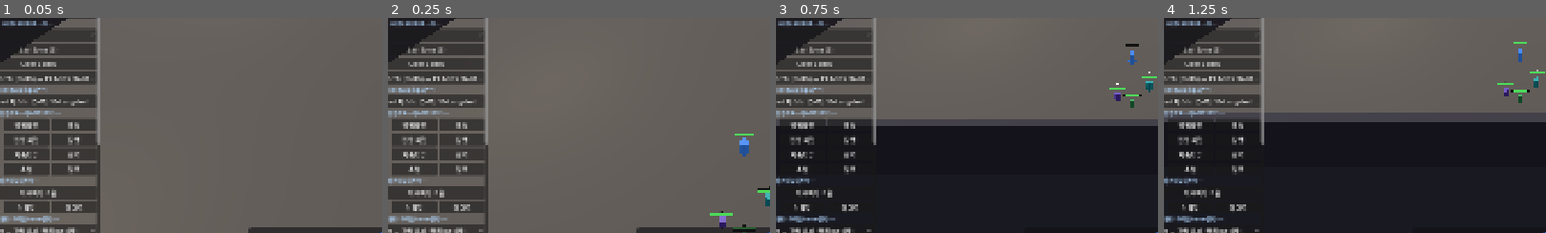
Above: before the commit, frames 1-4 (left to right).
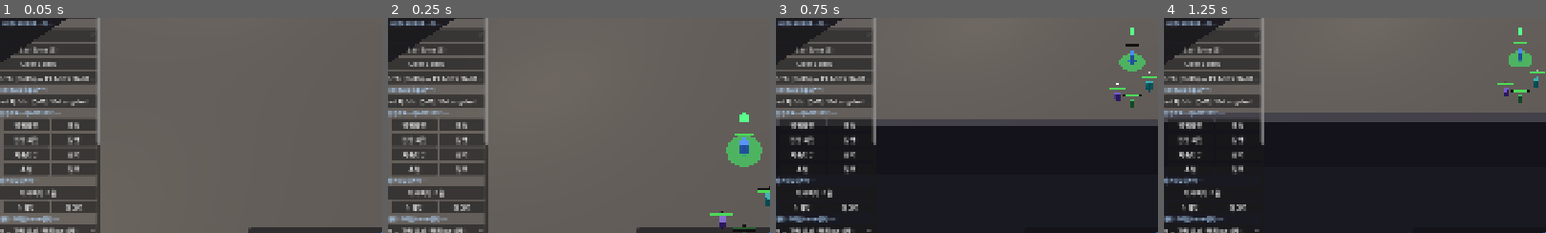
Above: after the commit, the same moments.

Repository: haepari1019/project_tdc_game
Game: Godot game, scene res://scenes/dev/combat_sandbox.tscn
Same seed, same stepped clock (60 frames per second), same inputs: the game is played once before the commit and once after it. This scene is started directly instead of the project's main scene.
Inputs:
- Up to frame 1 (0.05 s): no input
- Up to frame 2 (0.25 s): no input
- Up to frame 3 (0.75 s): click "spawn engaged (skip perceptio…" at 0.5 s
- Up to frame 4 (1.25 s): no input
The pictures show only the part of the screen within x 3-53%, y 40-90%; the shares and areas given below are measured in that part.

Frame 1 is identical in both runs. In frame 2, 1.0% of the frame differs, in the area x 88-98%, y 44-70%; in frame 3, 0.4%; in frame 4, 0.4%.

Commit message:
feat(ui): 조종캐 표시 초록화 + 샌드박스에 controlled_indicator 추가
조종 캐릭터 표시(UI-001 controlled_indicator = 머리 위 화살표 + 발밑 디스크)는
dungeon_run에만 있고 샌드박스엔 없었음(테스트 씬에서 안 보임). + 색이 청록.
- controlled_indicator 디스크·화살표 색을 초록으로(발밑 초록 원 요청)
- combat_sandbox에 ControlledIndicator 인스턴스화(add_child + setup) — dungeon_run 패리티

Co-Authored-By: Claude Opus 4.8 (1M context) <noreply@anthropic.com>

Diff:
--- a/scripts/dev/combat_sandbox.gd
+++ b/scripts/dev/combat_sandbox.gd
@@ -16,6 +16,7 @@
 const AimMarker := preload("res://scripts/ui/aim_marker.gd")              # 지면-타겟 서브 조준(던전 parity)
 const AimController := preload("res://scripts/run/controllers/aim_controller.gd")
 const SelectionController := preload("res://scripts/run/controllers/selection_controller.gd")
+const ControlledIndicator := preload("res://scripts/ui/controlled_indicator.gd")
 const SkillVfx := preload("res://scripts/combat/abilities/skill_vfx.gd")  # 평타 archetype 조회(검증 패널)
 
 # ZONE laying (S3b test): medium → spawn defaults. Fire/ToxicGas damage; movement media outcome-only
@@ -221,6 +222,9 @@
 	_selection = SelectionController.new()
 	add_child(_selection)
 	_selection.setup(_party, _enemy_info, layer)
+	var ctrl_ind := ControlledIndicator.new()  # UI-001 조종캐 표시(화살표+발밑 초록원) — dungeon_run 패리티
+	add_child(ctrl_ind)
+	ctrl_ind.setup(_party)
 
 
 ## The shipping HUD pieces that show ally skill cooldowns/charges — UI-002 PartySheet (HP + Q/E/R
--- a/scripts/ui/controlled_indicator.gd
+++ b/scripts/ui/controlled_indicator.gd
@@ -22,7 +22,7 @@
 	disc.height = 0.05
 	disc_mi.mesh = disc
 	disc_mi.position.y = 0.07
-	disc_mi.material_override = _mat(Color(0.70, 0.95, 1.0, 0.28), false)
+	disc_mi.material_override = _mat(Color(0.25, 0.95, 0.40, 0.35), false)  # 초록 원(조종 표시)
 	add_child(disc_mi)
 	# Floating downward arrow above the head (always visible).
 	_arrow = MeshInstance3D.new()
@@ -33,7 +33,7 @@
 	_arrow.mesh = cone
 	_arrow.rotation_degrees = Vector3(180, 0, 0)  # apex points down
 	_arrow.position.y = 2.3
-	_arrow.material_override = _mat(Color(0.78, 0.97, 1.0, 0.95), true)
+	_arrow.material_override = _mat(Color(0.35, 1.0, 0.55, 0.95), true)  # 초록 화살표
 	add_child(_arrow)
 
 
